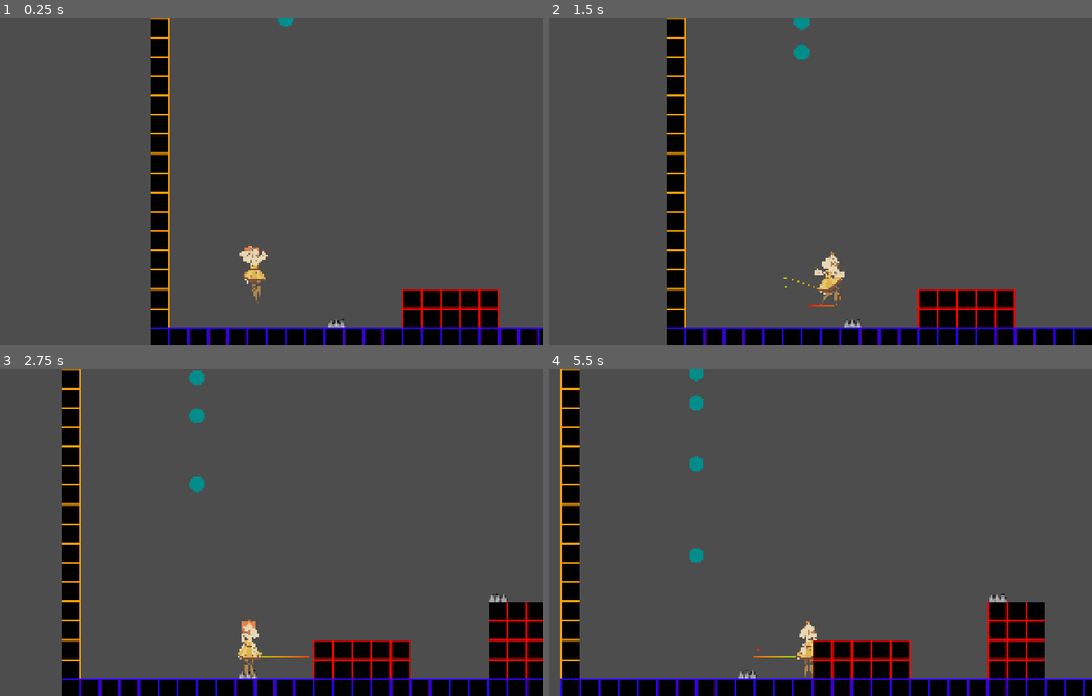
Above: before the commit, frames 1-4 (two rows, left to right).
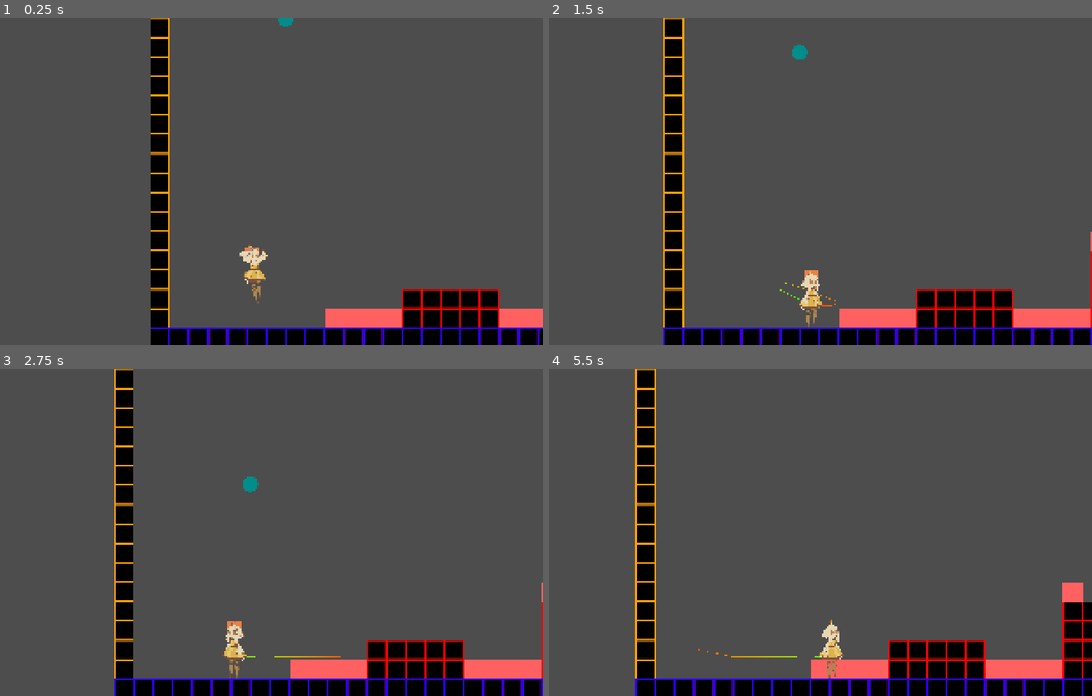
Above: after the commit, the same moments.

Repository: cmoll24/2025_IGC_Vela_Spark
Game: Godot game, scene res://src/levels/level_1V2.tscn
The game is run twice, just before and just after one commit, with the same random seed, the same clock (stepped at 60 frames per second) and the same inputs. This scene is started directly instead of the project's main scene.
Inputs (mouse positions are in pixels of both pictures, inside the frame that each line leads up to):
- Up to frame 1 (0.25 s): no input
- Up to frame 2 (1.5 s): tap Enter at 0.5 s; move the mouse to (929, 165) at 0.52 s; hold C (dash) 0.53-1.28 s; hold Right (move_right) from 0.53 s (still down); click (929, 165) at 0.67 s; tap Z (jump) at 0.77 s; move the mouse to (684, 197) at 1.27 s; tap C (dash) at 1.35 s
- Up to frame 3 (2.75 s): tap Z (jump) at 1.52 s; move the mouse to (309, 460) at 2.02 s; release Right (move_right) at 2.03 s; hold Left (move_left) from 2.03 s (still down); hold C (dash) from 2.03 s (still down)
- Up to frame 4 (5.5 s): move the mouse to (771, 597) at 2.77 s; release Left (move_left) at 2.78 s; release C (dash) at 2.78 s; hold Right (move_right) 2.78-4.28 s; tap C (dash) at 2.85, 4.35 s; click (771, 597) at 2.92 s; tap Z (jump) at 3.02, 3.77, 4.52 s; move the mouse to (977, 581) at 3.52 s; hold C (dash) 3.53-4.28 s; move the mouse to (625, 483) at 4.27 s; hold Left (move_left) 4.28-5.03 s; move the mouse to (831, 532) at 5.02 s; hold Right (move_right) from 5.03 s (still down); hold C (dash) from 5.03 s (still down); click (831, 532) at 5.17 s

The runs differ from the first frame. In frame 1, 1.3% of the frame differs, in the area x 59-100%, y 88-95%; in frame 2, 5.3%; in frame 3, 15%; in frame 4, 17%, in the area x 2-100%, y 0-100%.
Error in both runs: Invalid access to property or key 'current_level' on a base object of type 'Nil'. (res://src/main/Globals.gd:20)

Commit message:
Fixed bugs with obstacles collision

Diff:
--- a/2025-igc-boss/fallingProjectile.gd
+++ /dev/null
@@ -1,15 +0,0 @@
-extends Area2D
-
-var isReady = true
-var projectile
-@onready var level = get_tree().current_scene
-var starting_x : float
-
-func _process(delta: float) -> void:
-	position.y += 100 * delta
-
-
-
-func _on_body_entered(body: Node2D) -> void:
-	if body is Player:
-		body.hit(self)
--- a/2025-igc-boss/project.godot
+++ b/2025-igc-boss/project.godot
@@ -83,6 +83,7 @@
 2d_physics/layer_1="Ground"
 2d_physics/layer_2="Player"
 2d_physics/layer_3="Enemy"
+2d_physics/layer_4="Obstacles"
 2d_physics/layer_8="Projectile"
 
 [rendering]
--- a/2025-igc-boss/src/enemies/enemyCharge/enemeyCharge.tscn
+++ b/2025-igc-boss/src/enemies/enemyCharge/enemeyCharge.tscn
@@ -41,7 +41,7 @@
 metadata/_edit_use_anchors_ = true
 
 [node name="PlayerDetector" type="RayCast2D" parent="flippable"]
-target_position = Vector2(300, 0)
+target_position = Vector2(450, 0)
 collision_mask = 2
 
 [connection signal="body_entered" from="enemy_hitbox" to="." method="collide"]
--- a/2025-igc-boss/src/levels/level_1V2.tscn
+++ b/2025-igc-boss/src/levels/level_1V2.tscn
@@ -1,10 +1,9 @@
-[gd_scene load_steps=17 format=4 uid="uid://b2wthbiliuvry"]
+[gd_scene load_steps=16 format=4 uid="uid://b2wthbiliuvry"]
 
 [ext_resource type="Script" uid="uid://c5lrvtf7k18k6" path="res://src/levels/level.gd" id="1_ml2o2"]
 [ext_resource type="Texture2D" uid="uid://dgxkgog6itxut" path="res://assets/debug/debug_background.jpg" id="2_2jbrd"]
 [ext_resource type="PackedScene" uid="uid://c6m2t238knjov" path="res://src/player/player.tscn" id="3_hs3jm"]
 [ext_resource type="PackedScene" uid="uid://gsv221h3cqya" path="res://src/obstacles/Spikes.tscn" id="3_k441x"]
-[ext_resource type="PackedScene" uid="uid://bnorrf8wdweor" path="res://src/obstacles/dropplet_obstacle.tscn" id="4_kr3a1"]
 [ext_resource type="PackedScene" uid="uid://blrpedy6a2wjq" path="res://src/enemies/enemyArc/enemyArc.tscn" id="5_l8eot"]
 [ext_resource type="PackedScene" uid="uid://xw52pno6uah0" path="res://src/enemies/enemyFall/enemeyFall.tscn" id="6_7g6o4"]
 [ext_resource type="Texture2D" uid="uid://r3x6xc2kjti" path="res://assets/background/colision_tile.png" id="7_uxcgt"]
@@ -54,15 +53,15 @@
 [node name="obstacles" type="Node2D" parent="."]
 
 [node name="Spikes" parent="obstacles" instance=ExtResource("3_k441x")]
-position = Vector2(135, 973)
+position = Vector2(132, 961)
+scale = Vector2(4, 1)
 
 [node name="Spikes2" parent="obstacles" instance=ExtResource("3_k441x")]
-position = Vector2(960, 719)
+position = Vector2(960, 708)
 
 [node name="Spikes3" parent="obstacles" instance=ExtResource("3_k441x")]
-position = Vector2(1597, 526)
-
-[node name="Dropplet Obstacle" parent="obstacles" instance=ExtResource("4_kr3a1")]
+position = Vector2(704, 962)
+scale = Vector2(4, 1)
 
 [node name="Boss" parent="." instance=ExtResource("8_7gubv")]
 position = Vector2(11417, 744)
--- a/2025-igc-boss/src/obstacles/RainSpawnerTimer.tscn
+++ b/2025-igc-boss/src/obstacles/RainSpawner.tscn
@@ -1,10 +1,10 @@
 [gd_scene load_steps=2 format=3 uid="uid://cco0obn5pak3i"]
 
-[ext_resource type="Script" uid="uid://ctw2d7sqjq0ms" path="res://src/obstacles/dropplet_obstacle.gd" id="1_2c83j"]
+[ext_resource type="Script" uid="uid://b36pcf4t6dleh" path="res://src/obstacles/rainSpawner.gd" id="1_sky3d"]
 
 [node name="RainSpawner" type="Node2D" groups=["obstacles"]]
+script = ExtResource("1_sky3d")
 
 [node name="Rain Timer" type="Timer" parent="." groups=["obstacles"]]
 wait_time = 3.0
 autostart = true
-script = ExtResource("1_2c83j")
--- a/2025-igc-boss/src/obstacles/Spikes.tscn
+++ b/2025-igc-boss/src/obstacles/Spikes.tscn
@@ -1,26 +1,21 @@
-[gd_scene load_steps=4 format=3 uid="uid://gsv221h3cqya"]
+[gd_scene load_steps=3 format=3 uid="uid://gsv221h3cqya"]
 
 [ext_resource type="Script" uid="uid://b8ajhgr82btkh" path="res://src/obstacles/spikes.gd" id="1_q6euu"]
-[ext_resource type="Texture2D" uid="uid://b21v7eism7ovl" path="res://assets/debug/spikes v3.png" id="2_ve4pm"]
 
 [sub_resource type="RectangleShape2D" id="RectangleShape2D_q6euu"]
-size = Vector2(64, 33)
+size = Vector2(64, 64)
 
-[node name="Spikes" type="Area2D" groups=["obstacles"]]
-collision_layer = 0
-collision_mask = 6
+[node name="Spikes" type="StaticBody2D" groups=["obstacles"]]
+collision_layer = 8
+collision_mask = 2
 script = ExtResource("1_q6euu")
 
 [node name="CollisionShape2D" type="CollisionShape2D" parent="."]
-position = Vector2(32, 35.5)
+position = Vector2(32, 32)
 shape = SubResource("RectangleShape2D_q6euu")
-debug_color = Color(0.33675003, 0.34981027, 0.39913458, 0.41960785)
+debug_color = Color(1, 0, 0.9333334, 0.5882353)
 
-[node name="TextureRect" type="TextureRect" parent="CollisionShape2D"]
-offset_left = -32.5
-offset_top = -34.0
-offset_right = 31.5
-offset_bottom = 30.0
-texture = ExtResource("2_ve4pm")
-
-[connection signal="body_entered" from="." to="." method="_on_body_entered"]
+[node name="TextureRect" type="ColorRect" parent="."]
+offset_right = 64.0
+offset_bottom = 64.0
+color = Color(1, 0.38, 0.38, 1)
--- a/2025-igc-boss/src/obstacles/dropplet_obstacle.gd
+++ /dev/null
@@ -1,7 +0,0 @@
-extends Node2D
-
-@onready var projectile = preload("res://src/projectile/fallProjectile.tscn")
-
-func _on_timer_timeout() -> void:
-	var instance = projectile.instantiate()
-	add_child(instance)
--- a/2025-igc-boss/src/obstacles/dropplet_obstacle.tscn
+++ b/2025-igc-boss/src/obstacles/dropplet_obstacle.tscn
@@ -1,9 +1,17 @@
-[gd_scene load_steps=2 format=3 uid="uid://bnorrf8wdweor"]
+[gd_scene load_steps=2 format=3 uid="uid://b85prkw1vd0oy"]
 
-[ext_resource type="Script" uid="uid://ctw2d7sqjq0ms" path="res://src/obstacles/dropplet_obstacle.gd" id="1_8238e"]
+[sub_resource type="GDScript" id="GDScript_bff7i"]
+script/source = "extends Node2D
+
+@onready var projectile = preload(\"res://src/projectile/fallProjectile.tscn\")
+
+func _on_timer_timeout() -> void:
+	var instance = projectile.instantiate()
+	add_child(instance)
+"
 
 [node name="Dropplet Obstacle" type="Node2D" groups=["obstacles"]]
-script = ExtResource("1_8238e")
+script = SubResource("GDScript_bff7i")
 
 [node name="Timer" type="Timer" parent="."]
 autostart = true
--- a/2025-igc-boss/src/obstacles/outOfBounds.tscn
+++ b/2025-igc-boss/src/obstacles/outOfBounds.tscn
@@ -1,6 +1,6 @@
 [gd_scene load_steps=3 format=3 uid="uid://chpu8dpd081yq"]
 
-[ext_resource type="Script" uid="uid://cf7g4d7c7lggl" path="res://src/obstacles/out_of_bounds.gd" id="1_eojr7"]
+[ext_resource type="Script" uid="uid://cf7g4d7c7lggl" path="res://src/obstacles/outOfBounds.gd" id="1_eojr7"]
 
 [sub_resource type="WorldBoundaryShape2D" id="WorldBoundaryShape2D_r2x3k"]
 
--- a/2025-igc-boss/src/obstacles/ProjectileSpawner.gd
+++ b/2025-igc-boss/src/obstacles/rainSpawner.gd
@@ -1,4 +1,4 @@
-extends Timer
+extends Node2D
 var isReady = true
 var projectile
 @onready var level = get_tree().current_scene
--- a/2025-igc-boss/src/obstacles/spikes.gd
+++ b/2025-igc-boss/src/obstacles/spikes.gd
@@ -1,6 +1,2 @@
-extends Area2D
-
-
-func _on_body_entered(body: Node2D) -> void:
-	if body is Player:
-		body.hit(self)
+extends StaticBody2D
+class_name Spikes
--- a/2025-igc-boss/src/player/player.tscn
+++ b/2025-igc-boss/src/player/player.tscn
@@ -18,31 +18,44 @@
 
 [sub_resource type="Animation" id="Animation_rxibo"]
 resource_name = "Hit"
+step = 0.01
 tracks/0/type = "value"
 tracks/0/imported = false
 tracks/0/enabled = true
-tracks/0/path = NodePath("flippable/Sprite2D2:modulate")
+tracks/0/path = NodePath("flippable/PlayerSprite:modulate")
+tracks/0/interp = 0
+tracks/0/loop_wrap = true
+tracks/0/keys = {
+"times": PackedFloat32Array(0, 0.05, 0.15, 0.25, 0.35, 0.44, 0.51),
+"transitions": PackedFloat32Array(1, 1, 1, 1, 1, 1, 1),
+"update": 0,
+"values": [Color(1, 0, 0, 1), Color(1, 1, 1, 1), Color(1, 0, 0, 1), Color(0.9843137, 1, 1, 1), Color(1, 0, 0, 1), Color(1, 0, 0, 1), Color(1, 1, 1, 1)]
+}
+
+[sub_resource type="Animation" id="Animation_mf2ua"]
+resource_name = "Idle"
+
+[sub_resource type="Animation" id="Animation_jiejy"]
+resource_name = "Jump"
+step = 0.0333
+
+[sub_resource type="Animation" id="Animation_244u8"]
+resource_name = "Move"
+
+[sub_resource type="Animation" id="Animation_o822w"]
+length = 0.001
+tracks/0/type = "value"
+tracks/0/imported = false
+tracks/0/enabled = true
+tracks/0/path = NodePath(".:self_modulate")
 tracks/0/interp = 1
 tracks/0/loop_wrap = true
 tracks/0/keys = {
-"times": PackedFloat32Array(0, 0.06666666, 0.16666666, 0.26666668, 0.36666667, 0.56666666, 0.6666666),
-"transitions": PackedFloat32Array(1, 1, 1, 1, 1, 1, 1),
+"times": PackedFloat32Array(0),
+"transitions": PackedFloat32Array(1),
 "update": 0,
-"values": [Color(1, 0, 0, 1), Color(1, 1, 1, 1), Color(1, 0, 0, 1), Color(0.9843137, 1, 1, 1), Color(1, 0, 0, 1), Color(1, 0, 0, 1), Color(1, 1, 1, 1)]
-}
-
-[sub_resource type="Animation" id="Animation_mf2ua"]
-resource_name = "Idle"
-
-[sub_resource type="Animation" id="Animation_jiejy"]
-resource_name = "Jump"
-step = 0.0333
-
-[sub_resource type="Animation" id="Animation_244u8"]
-resource_name = "Move"
-
-[sub_resource type="Animation" id="Animation_o822w"]
-length = 0.001
+"values": [Color(1, 1, 1, 1)]
+}
 
 [sub_resource type="AnimationLibrary" id="AnimationLibrary_o822w"]
 _data = {
@@ -55,7 +68,10 @@
 }
 
 [sub_resource type="RectangleShape2D" id="RectangleShape2D_244u8"]
-size = Vector2(31, 157.5)
+size = Vector2(31, 158)
+
+[sub_resource type="RectangleShape2D" id="RectangleShape2D_l271a"]
+size = Vector2(192, 230)
 
 [sub_resource type="SpriteFrames" id="SpriteFrames_2smqc"]
 animations = [{
@@ -137,9 +153,10 @@
 air_jump_detector = NodePath("../AirJumpDetector")
 debug_label = NodePath("../Debug_Label")
 
-[node name="PlayerHealth" parent="." node_paths=PackedStringArray("player", "hitbox") instance=ExtResource("4_5f2sf")]
+[node name="PlayerHealth" parent="." node_paths=PackedStringArray("player", "hitbox", "danger_detector") instance=ExtResource("4_5f2sf")]
 player = NodePath("..")
 hitbox = NodePath("../player_hitbox")
+danger_detector = NodePath("../danger_detector")
 
 [node name="PlayerAttack" parent="." node_paths=PackedStringArray("player", "attackbox") instance=ExtResource("5_5f2sf")]
 player = NodePath("..")
@@ -147,12 +164,21 @@
 
 [node name="player_hitbox" type="Area2D" parent="."]
 collision_layer = 0
-collision_mask = 133
+collision_mask = 12
 
 [node name="CollisionShape2D" type="CollisionShape2D" parent="player_hitbox"]
-position = Vector2(0, -29.25)
+position = Vector2(0, -29)
 shape = SubResource("RectangleShape2D_244u8")
 debug_color = Color(0.7026044, 0.2792841, 1, 0.41960785)
+
+[node name="danger_detector" type="Area2D" parent="."]
+position = Vector2(0, -10)
+collision_layer = 0
+collision_mask = 12
+
+[node name="CollisionShape2D" type="CollisionShape2D" parent="danger_detector"]
+shape = SubResource("RectangleShape2D_l271a")
+debug_color = Color(0.8948004, 0.00023064256, 0.7885427, 0.41960785)
 
 [node name="GroundDetector" type="RayCast2D" parent="."]
 target_position = Vector2(0, 100)
--- a/2025-igc-boss/src/player/playerController.gd
+++ b/2025-igc-boss/src/player/playerController.gd
@@ -9,6 +9,8 @@
 
 @onready var animation_player = $AnimationPlayer
 @onready var animated_sprite = $flippable/PlayerSprite
+
+var is_dead = false
 
 func _ready():
 	add_to_group("player")
@@ -53,36 +55,40 @@
 
 func die():
 	print("player died")
+	is_dead = true
 	queue_free()
 	get_tree().reload_current_scene()
 
+func hit_and_respawn(attacker : Node2D):
+	health_control.hit(attacker)
+	if is_dead:
+		return
+	await get_tree().create_timer(0.5).timeout
+	velocity = Vector2.ZERO
+	animation_player.play("Hit")
+	health_control.apply_invincibility()
+	move_control.apply_immobility(0.2)
+	global_position = move_control.last_ground_location
+
 func respawn():
 	#or attacker.is_in_group("obstacles")
-	$AnimationPlayer.play("Hit")
+	velocity = Vector2.ZERO
+	animation_player.play("Hit")
+	move_control.apply_immobility(1)
 	global_position = move_control.last_ground_location
 	health_control.apply_invincibility()
-	move_control.apply_immobility(1)
 	health_control.take_damage()
 
 
 func _on_enemy_collide(body: Node2D) -> void:
-	#if body is Enemy or body is Boss:
-	#	if move_control.dash_state:
-	#		if not move_control.dash_attack_state:
-	#			move_control.dash_attack()
-	#			attack_control.attack(body)
-	#			print("ERROR THIS IS DEPICRATED CODE AND SHOULD NOT EXECUTE, please inform Chris")
-			#velocity.x = -dash_direction * current_move_speed
-			#dash_state = false
-			#dash_attack_state = false
-			#apply_knockback(body.global_position)
-			#apply_invincibility()
+	if (body.is_in_group("obstacles") or body is TileMapLayer) and move_control.dash_attack_state:
+		health_control.cancel_invincibility()
+		move_control.end_dash()
 	if body is Enemy or body is Boss:
 		if  not move_control.dash_state and not move_control.dash_attack_state:
 			hit(body)
-	if (body.is_in_group("obstacles") or body is TileMapLayer) and move_control.dash_attack_state:
-		health_control.cancel_invincibility()
-		move_control.end_dash()
+	if body.is_in_group("obstacles"):
+		hit_and_respawn(body)
 
 
 func _on_enemy_exit(_body: Node2D) -> void:
--- a/2025-igc-boss/src/player/playerHealth.gd
+++ b/2025-igc-boss/src/player/playerHealth.gd
@@ -5,6 +5,7 @@
 
 @export var player : Player
 @export var hitbox : Area2D
+@export var danger_detector : Area2D
 
 @export_category("Health variables")
 @export var MAX_HEALTH := 50
@@ -59,8 +60,8 @@
 
 func is_safe() -> bool:
 	var danger_count = 0
-	for x in hitbox.get_overlapping_bodies():
-		if x is Enemy or x is Boss or x is Projectile:
+	for x in danger_detector.get_overlapping_bodies():
+		if x is Enemy or x is Boss or x is Projectile or x.is_in_group("obstacles"):
 			danger_count += 1
 	return danger_count == 0
 
--- a/2025-igc-boss/src/player/playerMovement.gd
+++ b/2025-igc-boss/src/player/playerMovement.gd
@@ -102,7 +102,7 @@
 		is_touching_floor = false
 		coyote_timer.start()
 
-	if ground_detector.is_colliding() and player.health_control.is_safe():
+	if player.is_on_floor() and ground_detector.is_colliding() and player.health_control.is_safe():
 		last_ground_location = player.global_position
 
 	#$Debug_Label.text = "Gravity: {grav}".format({'grav' : current_gravity / 100})
@@ -224,6 +224,7 @@
 func apply_knockback(from_position: Vector2) -> void:
 	#knock player off the opposite direction
 	var direction_sign = sign(player.global_position.x - from_position.x)
+	direction_facing = -direction_sign
 	var k_vector = Vector2(direction_sign * knockback_force, -knockback_upward_force)
 	knockback_vector = k_vector
 	player.velocity = knockback_vector
@@ -233,6 +234,8 @@
 
 func apply_immobility(time_amount : float):
 	immobile_timer.start(time_amount)
+	dash_state = false
+	dash_attack_state = false
 
 func _input(event: InputEvent) -> void:
 	if immobile_timer.is_stopped() and not is_knocked_back:
Not shown, removed: 2025-igc-boss/fallingProjectile.gd.uid
Not shown, removed: 2025-igc-boss/src/obstacles/ProjectileSpawner.gd.uid
Not shown, removed: 2025-igc-boss/src/obstacles/dropplet_obstacle.gd.uid
Renamed: 2025-igc-boss/src/obstacles/out_of_bounds.gd -> 2025-igc-boss/src/obstacles/outOfBounds.gd
Renamed: 2025-igc-boss/src/obstacles/out_of_bounds.gd.uid -> 2025-igc-boss/src/obstacles/outOfBounds.gd.uid
Not shown, added: 2025-igc-boss/src/obstacles/rainSpawner.gd.uid
Not shown: 1 places in 2025-igc-boss/src/player/player.tscn that only renumber resources
